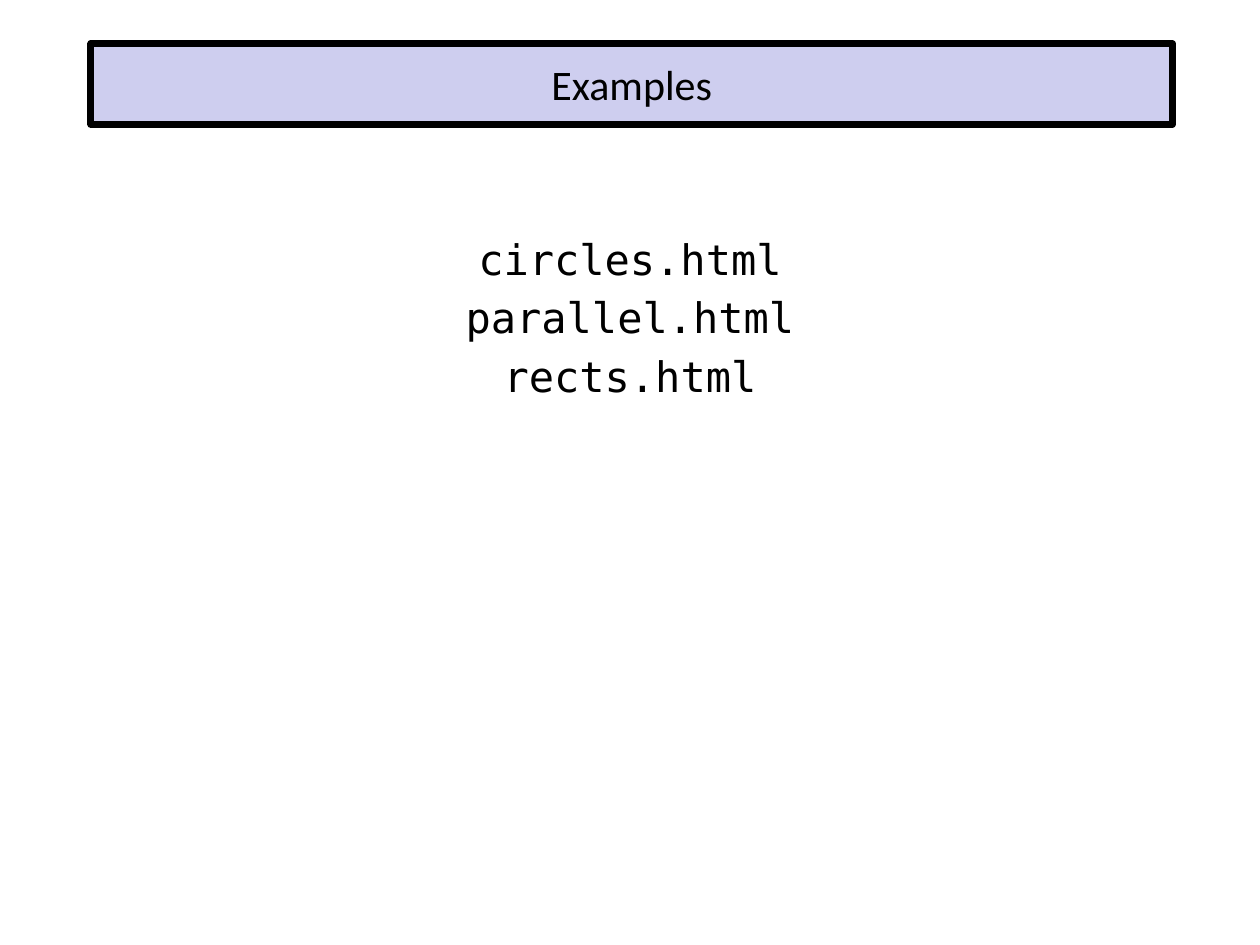
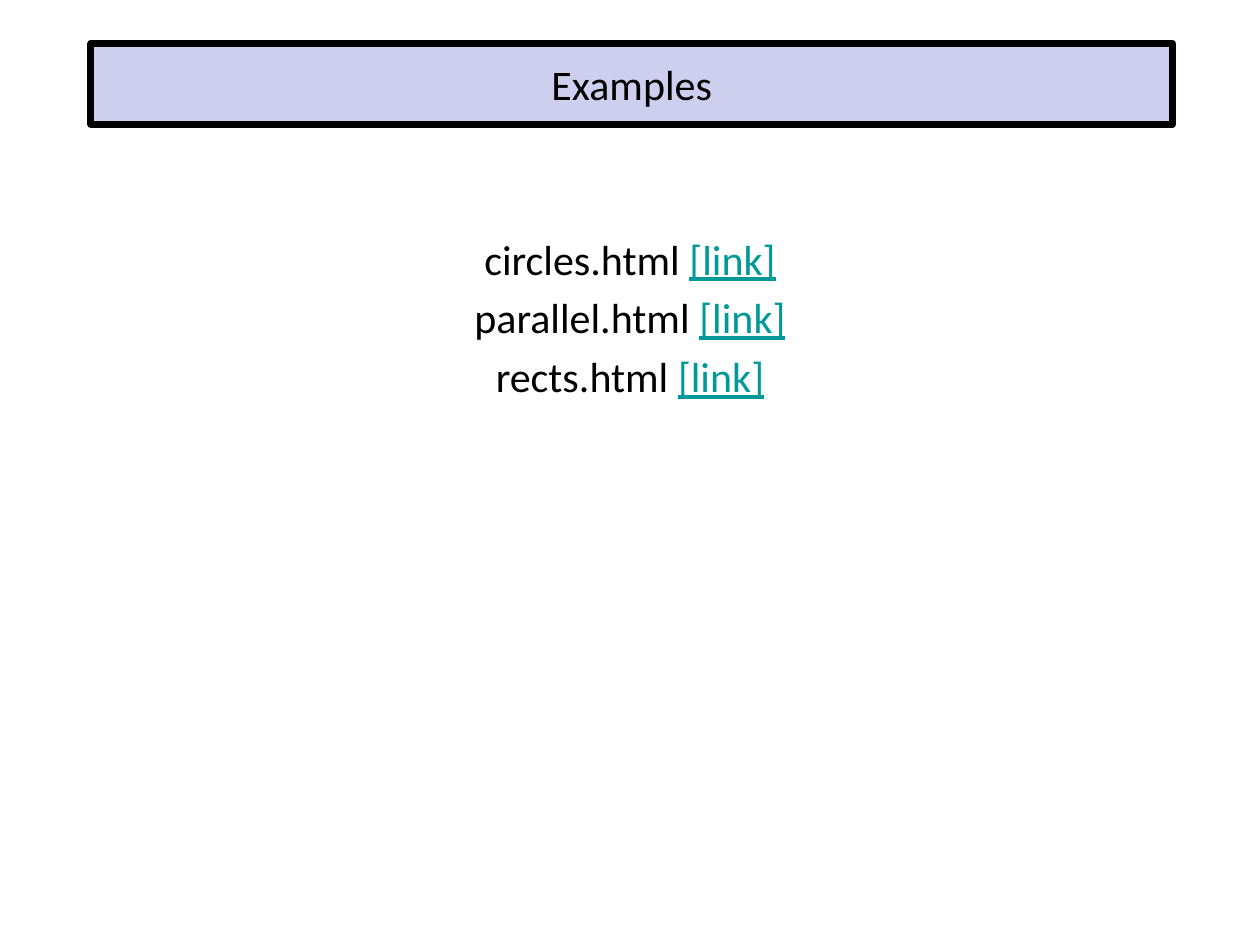
Before and after one commit to EricJPogue/www-epogue-info, a slide deck: slide 40 of CPSC-24700/Presentations/javascript-and-html.pptx. Drawn at 1260x945 pixels with LibreOffice and Linux fonts; fonts in the diff are those of the drawing. Boxes give left, top, right and bottom in pixels: in the first picture for what was removed or moved away, otherwise in the second. Text is boxed around its words. In the diff, an @@ line names an element or a change of style, - is before the commit and + after.

```diff
--- a/CPSC-24700/Presentations/javascript-and-html.pptx
+++ b/CPSC-24700/Presentations/javascript-and-html.pptx
@@ text at box(474, 244, 785, 399): text changed; font DejaVu Sans Mono to Calibri @@
-circles.html
-parallel.html
-rects.html
+circles.html [link]
+parallel.html [link]
+rects.html [link]
```
Also in this commit, not shown: 3 other slides changed, 8 other files.
